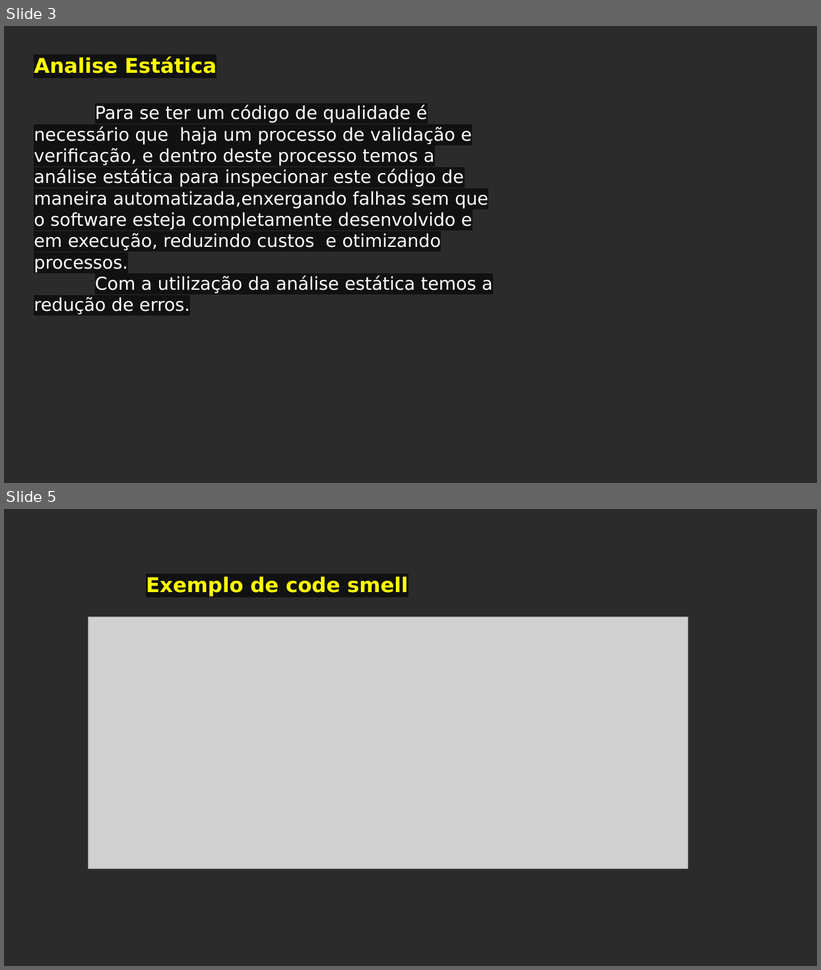
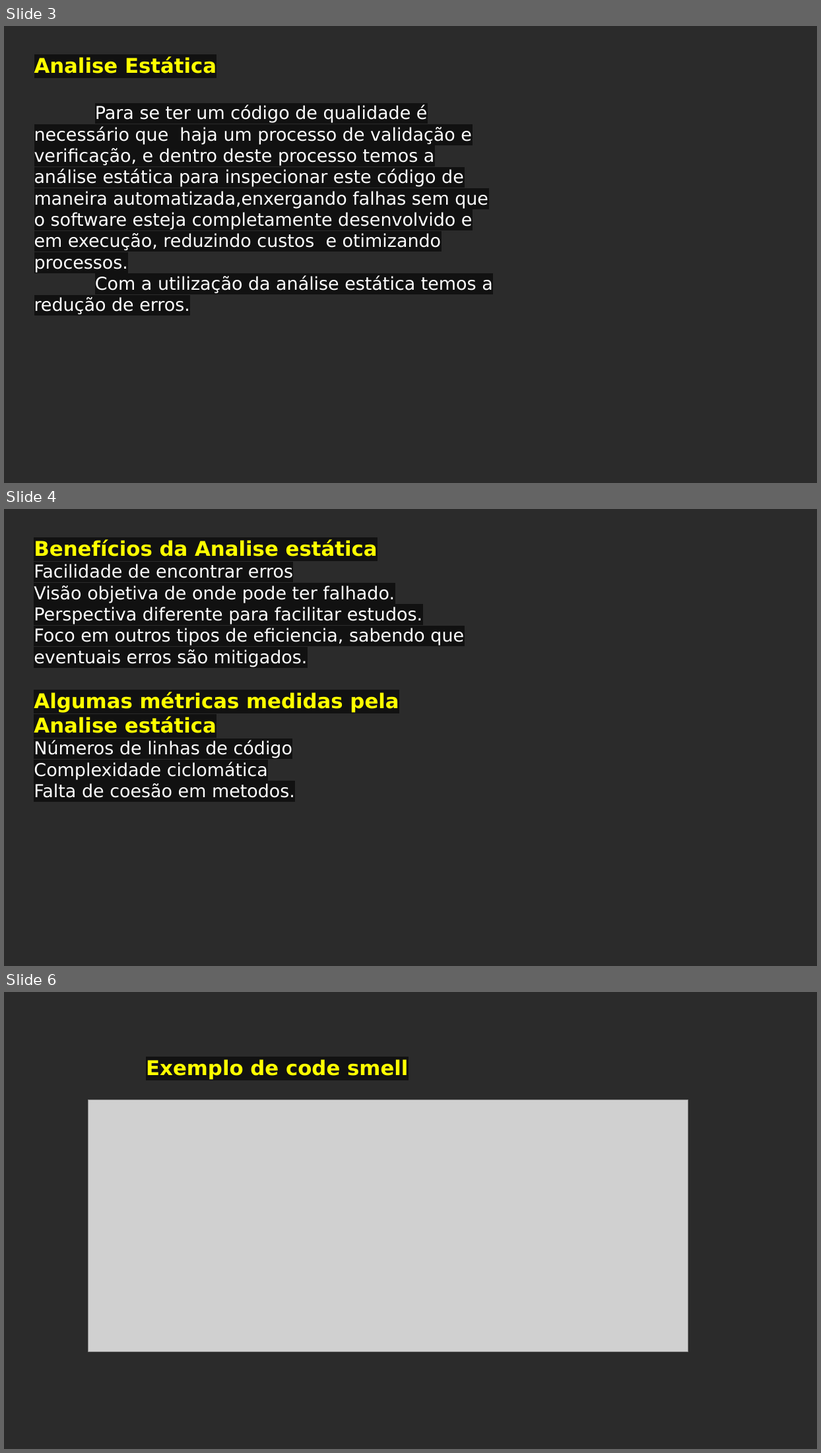
Before and after one commit to Giselesct/DaChristo, a slide deck: Sprint-14 Análise Estatica/AutomaçãoAPICleartechSprint14.pptx. Shown one above the other, each under a label of ours: slides 3 and 5 before the commit, slides 3, 4 and 6 after it; the slides between them are not shown. The pictures are 821x970 and 821x1453 pixels, drawn with LibreOffice and Linux fonts; fonts in the diff are those of the drawing; grey boxes stand for pictures; background and template pictures are left out; a plain dark background stands for a picture behind light text. Boxes give left, top, right and bottom in pixels: in the first picture for what was removed or moved away, otherwise in the second. Text is boxed around its words. In the diff, an @@ line names an element or a change of style, - is before the commit and + after.

Commit message:
inserindo a apresentação editada para sprint 14

```diff
--- a/Sprint-14 Análise Estatica/AutomaçãoAPICleartechSprint14.pptx
+++ b/Sprint-14 Análise Estatica/AutomaçãoAPICleartechSprint14.pptx
@@ slide 4 added at [4, 509, 817, 966], background picture (left out) @@
@@ text added at [34, 539, 464, 780], 21 pt, text #FFFFFF @@
+Benefícios da Analise estática
+Facilidade de encontrar erros
+Visão objetiva de onde pode ter falhado.
+Perspectiva diferente para facilitar estudos.
+Foco em outros tipos de eficiencia, sabendo que eventuais erros são mitigados.
+Algumas métricas medidas pela Analise estática
+Números de linhas de código
+Complexidade ciclomática
+Falta de coesão em metodos.
@@ what was slide 5 is now slide 6 @@
```
Also in this commit, not shown: 3 slides changed, 1 other slide added, 1 slide removed, 1 other file.
